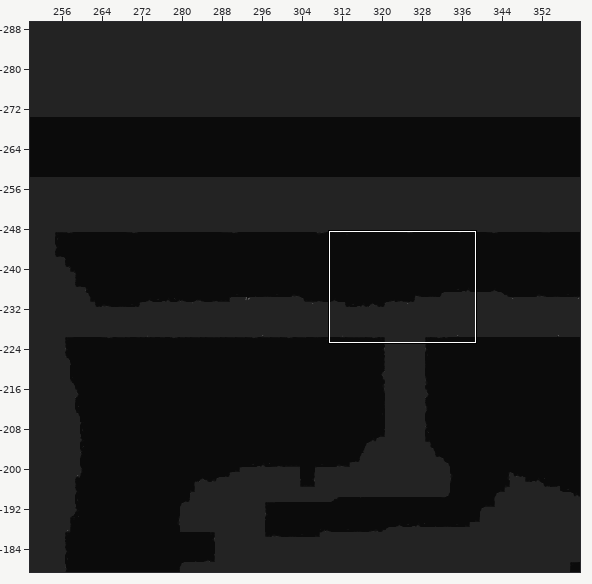
A Tiled map gets an edit: Assets/SuperTiled2Unity/Import/Overworld.tmx. Above, an overview of the earlier version with the close-up marked.
Close-up. First the earlier version:
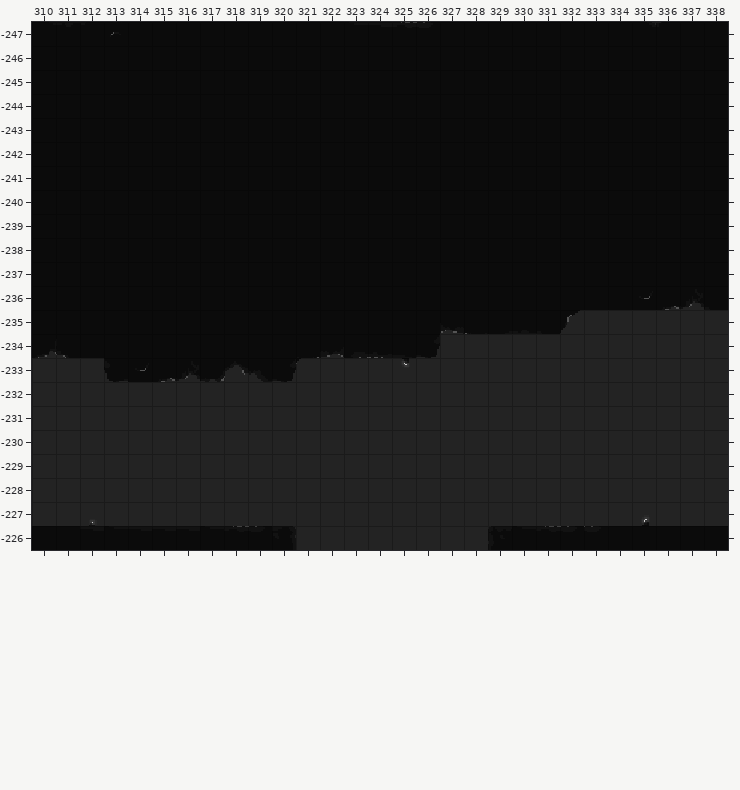
Cells are 16x16 px. Shown: x 310..338, y -247..-226. The commit also changed other parts of the map, which this record leaves out.
The same view after the edit:
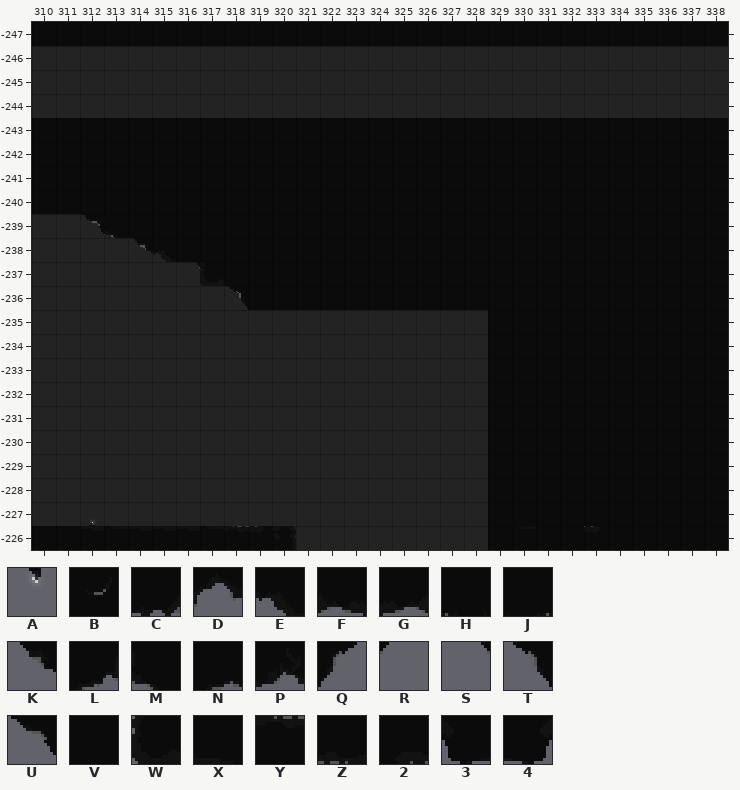
Key: from "Overworld'sTileSet": A 30, B 48; from "Updated Dark Basic Set": C 2, D 3, E 4, F 6, G 6 flipped left-right, H 7, J 7 flipped left-right, K 44 flipped up-down, L 46, M 47, N 49, P 50, Q 67, R 69, S 70, T 88, U 88 flipped on the other diagonal, V 222, W 243, X 286 turned 180, Y 287, Z 287 turned 180, 2 288 turned 180, 3 330, 4 331.
_ is an empty cell.
Change:
Layer "MuralsOnTheWall Layer_0":
Tile A is removed in row -233 at x 325.
Layer "Ground with Collider_0":
The edit turns tile V into tile E in row -238 at x 315.
The edit turns tile V into tile K in row -238 at x 314.
The edit turns tile V into tile M in row -239 at x 313.
The edit turns tile V into tile S in row -237 at x 316.
The edit turns tile V into tile T in row -236 at x 318.
The edit turns tile V into tile U in row -239 at x 312.
The edit turns tile N into tile V in row -236 at x 336.
The edit turns tile P into tile V in row -236 at x 337.
The edit turns tile Q into tile V in row -235 at x 332.
The edit turns tile Y into tile V in row -247 at x 325; in row -226 at x 331.
There is now tile V in row -235 at x 333 to 338; in rows -234 to -227 at x 329 to 338.
The edit turns tile V into tile W in row -237 at x 317.
Tile 2 is removed in row -234 at x 323.
Tile 3 is removed in row -233 at x 313.
Tile 4 is removed in row -234 at x 326; in row -233 at x 320.
Tile B is removed in row -233 at x 314.
Tile C is removed in row -233 at x 317.
Tile D is removed in row -233 at x 318.
Tile E is removed in row -233 at x 319.
Tile F is removed in row -235 at x 327.
Tile G is removed in row -234 at x 322.
Tile H is removed in row -235 at x 328.
Tile J is removed in row -234 at x 321.
Tile L is removed in row -234 at x 310.
Tile M is removed in row -234 at x 311.
Tile N is removed in row -233 at x 315.
Tile P is removed in row -233 at x 316.
Tile R is removed in row -233 at x 321.
Tile V is removed in rows -246 to -244 at x 310 to 338; in row -239 at x 310 to 311; in row -238 at x 310 to 313; in row -237 at x 310 to 315; in row -236 at x 310 to 317; in row -235 at x 310 to 326.
Tile V is removed in row -234 at x 312 to 320.
Tile X is removed in row -234 at x 325.
Tile Z is removed in row -234 at x 324.
Changed places in both close-ups, as pixel boxes (x1, y1, x2, y2):
changed: (32, 22, 728, 118)
changed: (32, 214, 728, 544)
